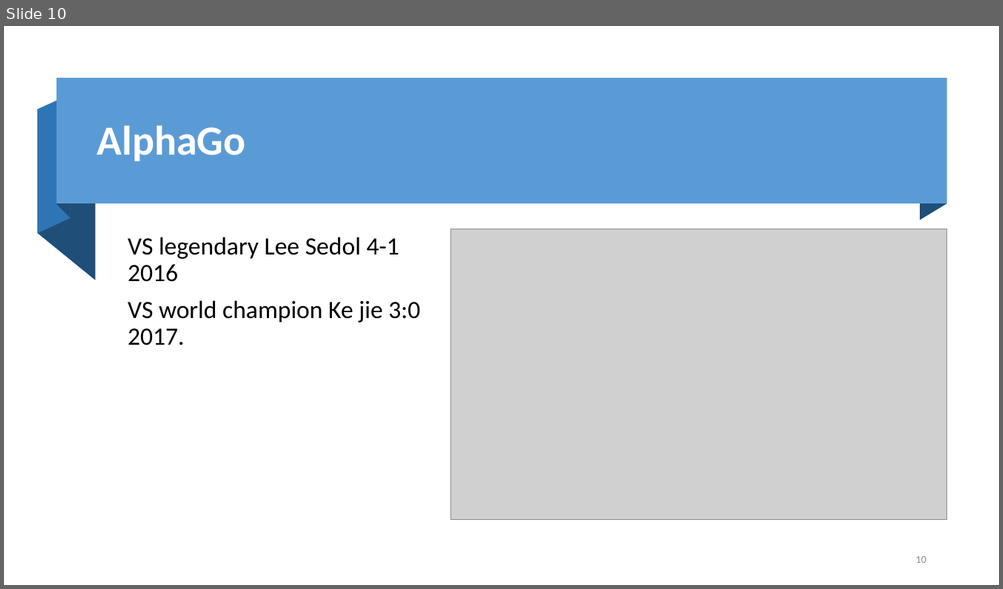
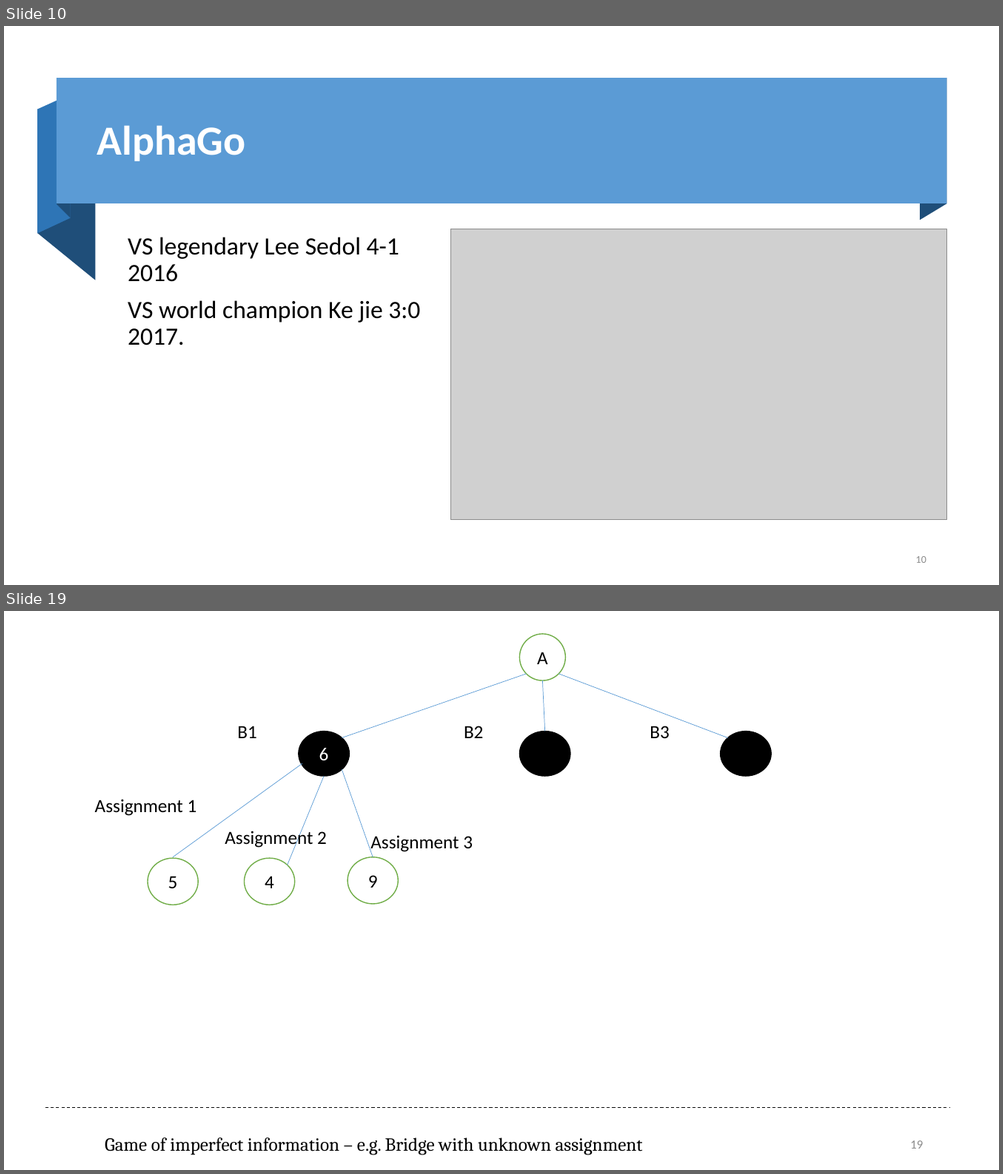
Before and after one commit to fanchuanster/uwinds, a slide deck: docs/8700AI/game in AI.pptx. Shown one above the other, each under a label of ours: slide 10 before the commit, slides 10 and 19 after it; the slides between them are not shown. The pictures are 1003x589 and 1003x1174 pixels, drawn with LibreOffice and Linux fonts; fonts in the diff are those of the drawing; grey boxes stand for pictures; background and template pictures are left out. Boxes give left, top, right and bottom in pixels: in the first picture for what was removed or moved away, otherwise in the second. Text is boxed around its words. In the diff, an @@ line names an element or a change of style, - is before the commit and + after.

```diff
--- a/docs/8700AI/game in AI.pptx
+++ b/docs/8700AI/game in AI.pptx
@@ slide 19 added at [4,611,999,1170], background #FFFFFF @@
@@ ellipse added at [520,634,565,681], fill #FFFFFF, outline #70AD47 1 pt, 18 pt, text #000000 @@
+A
@@ line added from (342, 738) to (526, 674), #5B9BD5 0.5 pt @@
@@ line added from (728, 738) to (558, 674), #5B9BD5 0.5 pt @@
@@ line added from (545, 731) to (543, 681), #5B9BD5 0.5 pt @@
@@ text added at [237,726,256,738], 18 pt, text #000000 @@
+B1
@@ ellipse added at [299,731,350,776], fill #000000, outline #000000 1 pt, 18 pt, text #FFFFFF @@
+6
@@ text added at [464,726,483,738], 18 pt, text #000000 @@
+B2
@@ ellipse added at [520,731,570,776], fill #000000, outline #000000 1 pt @@
@@ text added at [649,726,669,738], 18 pt, text #000000 @@
+B3
@@ ellipse added at [720,731,771,776], fill #000000, outline #000000 1 pt @@
@@ line added from (173, 857) to (302, 764), #5B9BD5 0.5 pt @@
@@ line added from (287, 866) to (324, 776), #5B9BD5 0.5 pt @@
@@ line added from (373, 857) to (342, 770), #5B9BD5 0.5 pt @@
@@ text added at [95,799,197,816], 18 pt, text #000000 @@
+Assignment 1
@@ text added at [225,829,327,849], 18 pt, text #000000 @@
+Assignment 2
@@ text added at [370,835,472,853], 18 pt, text #000000 @@
+Assignment 3
@@ ellipse added at [148,859,198,906], fill #FFFFFF, outline #70AD47 1 pt, 18 pt, text #000000 @@
+5
@@ ellipse added at [244,859,295,906], fill #FFFFFF, outline #70AD47 1 pt, 18 pt, text #000000 @@
+4
@@ ellipse added at [347,857,398,904], fill #FFFFFF, outline #70AD47 1 pt, 18 pt, text #000000 @@
+9
@@ line added from (45, 1108) to (950, 1108), #000000 0.75 pt dashed @@
@@ text added at [105,1138,643,1156], 18 pt, text #000000 @@
+Game of imperfect information – e.g. Bridge with unknown assignment
@@ page number added at [910,1141,922,1149], 12 pt, text #8C8C8C @@
+19
```
Also in this commit, not shown: 5 slides changed, 11 other slides added.
